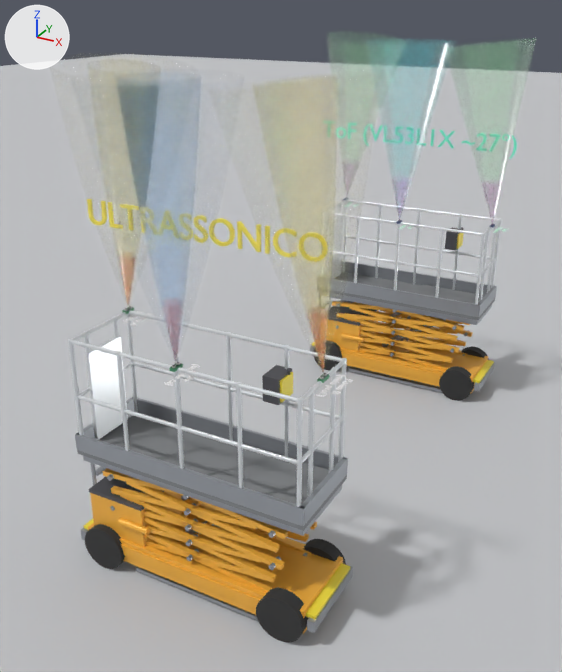
The Blender file SJIII_3226_anti_esmagamento.blend, before and after one commit.
Camera for both pictures: a camera (50 mm lens) standing at (3.13, -4.46, 4.63) and looking at (-0.28, 1.74, 1.53). Arrows for +X, +Y and +Z are at upper left; the lights stay in place. The first picture is the older version.

In view in the first picture: 'Chassis', 'Entry_Gate', 'Extension_Deck', 'Ground', 'Platform_Deck', 'Toe_R', 'Volume_Envelope_Central', 'Volume_Envelope_Direito', 'Volume_Envelope_Esquerdo', 'Volume_ToF_Central', 'Volume_ToF_Direito', 'Volume_ToF_Esquerdo' and 123 more.
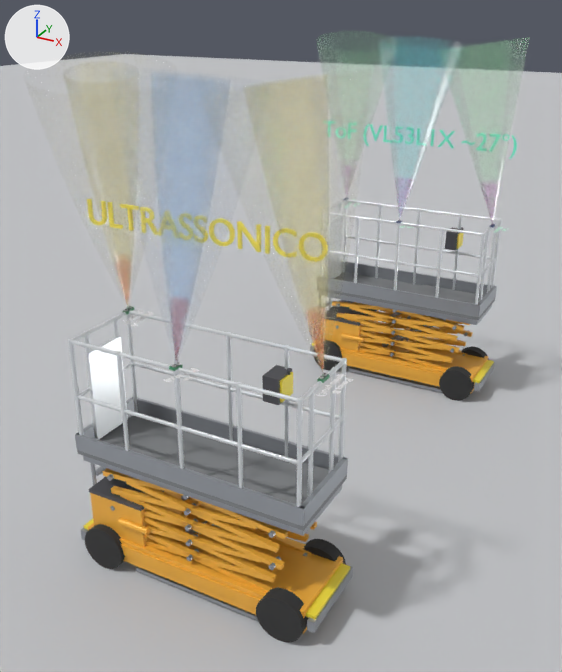
Not drawn themselves, but carrying or shaping drawn objects: ob_grupo_sensor_esquerdo, ob_grupo_sensor_central, ob_grupo_sensor_direito, ob_grupo_sensor_tof_esquerdo, ob_grupo_sensor_tof_central, ob_grupo_sensor_tof_direito.

What changed in the scene script:
```text
Change ob_grupo_sensor_esquerdo:
    ob_grupo_sensor_esquerdo.rotation_euler: (-2.803, -1.449, -0.336) -> (-2.152, -1.382, -0.982)  # degrees (-161, -83, -19) -> degrees (-123, -79, -56)
Change ob_grupo_sensor_central:
    ob_grupo_sensor_central.rotation_euler: (-3.142, -1.571, 0.0) -> (1.571, -1.396, 1.571)  # degrees (-180, -90, 0) -> degrees (90, -80, 90)
Change ob_grupo_sensor_direito:
    ob_grupo_sensor_direito.rotation_euler: (0.0, -1.449, 3.142) -> (0.0, -1.414, 3.142)  # degrees (0, -83, 180) -> degrees (0, -81, 180)
Change ob_grupo_sensor_tof_esquerdo:
    ob_grupo_sensor_tof_esquerdo.rotation_euler: (-2.803, -1.449, -0.336) -> (-2.152, -1.382, -0.982)  # degrees (-161, -83, -19) -> degrees (-123, -79, -56)
Change ob_grupo_sensor_tof_central:
    ob_grupo_sensor_tof_central.rotation_euler: (3.142, -1.571, 0.0) -> (1.571, -1.396, 1.571)  # degrees (180, -90, 0) -> degrees (90, -80, 90)
Change ob_grupo_sensor_tof_direito:
    ob_grupo_sensor_tof_direito.rotation_euler: (0.0, -1.449, -3.142) -> (0.0, -1.414, 3.142)  # degrees (0, -83, -180) -> degrees (0, -81, 180)
```

Changed parts and their boxes [x1, y1, x2, y2] in the pictures (562 x 672 px):
'Volume_Envelope_Direito', turned
    before: [218, 70, 382, 373]
    after: [202, 68, 371, 373]
'Volume_Envelope_Central', turned
    before: [70, 69, 245, 362]
    after: [108, 67, 270, 362]
'Volume_Envelope_Esquerdo', turned
    before: [48, 53, 197, 306]
    after: [23, 52, 177, 306]
'Volume_ToF_Direito', turned
    before: [449, 38, 536, 222]
    after: [442, 37, 530, 224]
'Volume_ToF_Central', turned
    before: [366, 39, 456, 215]
    after: [378, 36, 465, 218]
'Volume_ToF_Esquerdo', turned
    before: [327, 32, 399, 123]
    after: [316, 31, 390, 144]
'Volume_Leitura_Esquerdo', turned
    before: [88, 59, 161, 73]
    after: [63, 61, 137, 95]
'Volume_Leitura_Central', turned (not visible afterwards)
    before: [116, 72, 201, 86]
'Volume_Leitura_Direito', turned
    before: [253, 75, 337, 88]
    after: [244, 75, 327, 89]
'Zona_Critica_ToF_Central', turned
    before: [392, 181, 411, 220]
    after: [394, 177, 415, 220]
'Zona_Critica_ToF_Direito', turned
    before: [481, 182, 502, 224]
    after: [480, 182, 501, 223]
'Label_Sensor_Direito', turned
    before: [316, 374, 353, 397]
    after: [316, 374, 353, 396]
'Label_Sensor_Central', turned
    before: [164, 364, 200, 386]
    after: [163, 368, 199, 382]
'Label_Sensor_Esquerdo', turned
    before: [123, 311, 151, 326]
    after: [123, 310, 154, 327]
'Sensor_Ultrassonico_Central', turned
    before: [169, 363, 183, 372]
    after: [169, 364, 183, 371]
'Sensor_Ultrassonico_Direito', turned
    both: [317, 374, 330, 383]
'Label_Sensor_ToF_Direito', turned
    before: [493, 227, 508, 233]
    after: [494, 227, 509, 233]
'Sensor_Ultrassonico_Esquerdo', turned
    before: [122, 307, 134, 314]
    after: [122, 307, 134, 315]
'Label_Sensor_ToF_Central', turned
    before: [398, 225, 414, 229]
    after: [400, 226, 414, 228]
'Sensor_Ultrassonico_Esquerdo_Bezel', turned (not visible before)
    after: [123, 307, 133, 312]
'Sensor_ToF_Central', turned (not visible afterwards)
    before: [396, 220, 402, 224]
'Sensor_ToF_Direito', turned
    both: [490, 224, 495, 228]
